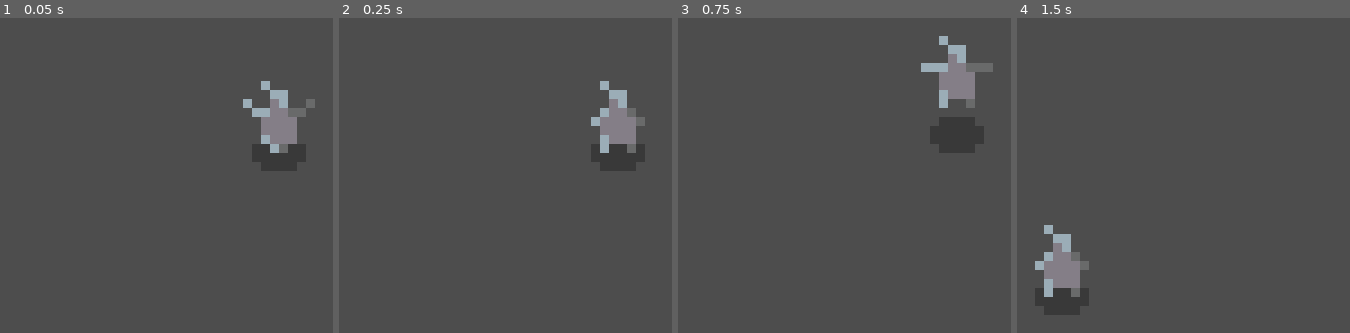
Above: before the commit, frames 1-4 (left to right).
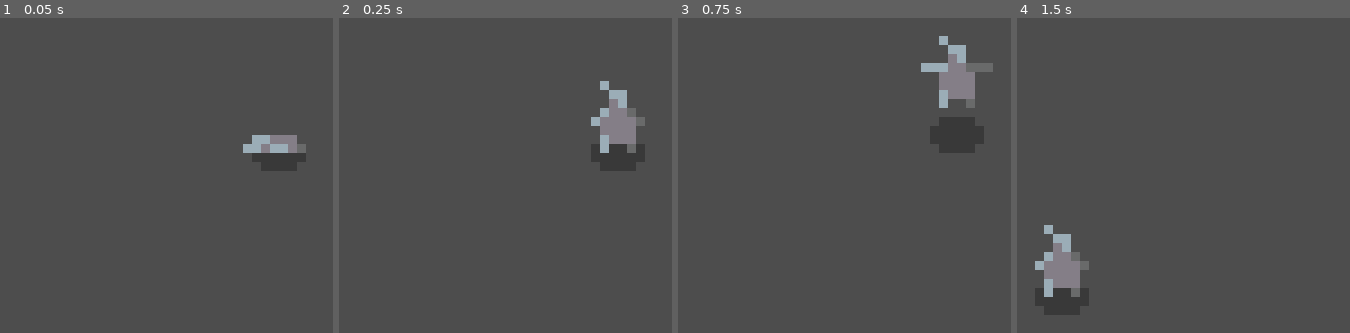
Above: after the commit, the same moments.

Repository: JohannesKoenig/auto-battler
Game: Godot game, scene res://scenes/battle_field/battle_field.tscn
The game is run twice, just before and just after one commit, with the same random seed, the same clock (stepped at 60 frames per second) and the same inputs.
Inputs (mouse positions are in pixels of both pictures, inside the frame that each line leads up to):
- Up to frame 1 (0.05 s): no input
- Up to frame 2 (0.25 s): no input
- Up to frame 3 (0.75 s): tap Enter at 0.5 s; move the mouse to (957, 134) at 0.52 s; press the mouse at (957, 134) at 0.53 s
- Up to frame 4 (1.5 s): tap Space at 1.25 s; move the mouse to (1060, 298) at 1.27 s; release the mouse at (1060, 298) at 1.28 s; click (1060, 298) at 1.35 s

The runs differ from the first frame. In frame 1, 2.2% of the frame differs, in the area x 72-95%, y 20-43%; in frame 2, nothing differs; in frame 3, nothing differs; in frame 4, nothing differs.

Commit message:
add status and condition system

Diff:
--- /dev/null
+++ b/auto-battler/resources/character/AliveCondition.tres
@@ -0,0 +1,7 @@
+[gd_resource type="Resource" script_class="NotEmptyCondition" load_steps=2 format=3 uid="uid://bgbfdhgs4i8su"]
+
+[ext_resource type="Script" path="res://scripts/character/status_system/not_empty_condition.gd" id="1_20etp"]
+
+[resource]
+script = ExtResource("1_20etp")
+status = "Health"
--- /dev/null
+++ b/auto-battler/resources/character/DeadCondition.tres
@@ -0,0 +1,7 @@
+[gd_resource type="Resource" script_class="EmptyCondition" load_steps=2 format=3 uid="uid://i6tj3v7eegke"]
+
+[ext_resource type="Script" path="res://scripts/character/status_system/empty_condition.gd" id="1_87smw"]
+
+[resource]
+script = ExtResource("1_87smw")
+status = "Health"
--- /dev/null
+++ b/auto-battler/resources/character/NotFullManaCondition.tres
@@ -0,0 +1,7 @@
+[gd_resource type="Resource" script_class="NotFullCondition" load_steps=2 format=3 uid="uid://loggut67pg4b"]
+
+[ext_resource type="Script" path="res://scripts/character/status_system/not_full_condition.gd" id="1_v5f7p"]
+
+[resource]
+script = ExtResource("1_v5f7p")
+status = "Mana"
--- a/auto-battler/resources/test_character/test_character_sprite_frame.tres
+++ b/auto-battler/resources/test_character/test_character_sprite_frame.tres
@@ -1,7 +1,12 @@
-[gd_resource type="SpriteFrames" load_steps=9 format=3 uid="uid://bs3rodrtfh4gi"]
+[gd_resource type="SpriteFrames" load_steps=11 format=3 uid="uid://bs3rodrtfh4gi"]
 
 [ext_resource type="Texture2D" uid="uid://ciceaqii1u07f" path="res://assets/test_character/test_character_idle.png" id="1_k3eeu"]
+[ext_resource type="Texture2D" uid="uid://cdnxspiqj42n4" path="res://assets/test_character/test_character_dead.png" id="1_y0n3g"]
 [ext_resource type="Texture2D" uid="uid://ciqx1a2ov0xac" path="res://assets/test_character/test_character_picked_up.png" id="2_q1ipp"]
+
+[sub_resource type="AtlasTexture" id="AtlasTexture_iat0t"]
+atlas = ExtResource("1_y0n3g")
+region = Rect2(0, 0, 8, 8)
 
 [sub_resource type="AtlasTexture" id="AtlasTexture_ovarc"]
 atlas = ExtResource("1_k3eeu")
@@ -29,6 +34,14 @@
 
 [resource]
 animations = [{
+"frames": [{
+"duration": 1.0,
+"texture": SubResource("AtlasTexture_iat0t")
+}],
+"loop": false,
+"name": &"Dead",
+"speed": 5.0
+}, {
 "frames": [{
 "duration": 1.0,
 "texture": SubResource("AtlasTexture_ovarc")
--- a/auto-battler/scenes/character/character.tscn
+++ b/auto-battler/scenes/character/character.tscn
@@ -14,5 +14,7 @@
 
 [node name="CharacterVisuals" parent="." instance=ExtResource("3_e07sn")]
 
+[node name="Node" type="Node" parent="."]
+
 [editable path="CharacterModel"]
 [editable path="CharacterVisuals"]
--- a/auto-battler/scenes/character/character_model.tscn
+++ b/auto-battler/scenes/character/character_model.tscn
@@ -1,7 +1,9 @@
-[gd_scene load_steps=4 format=3 uid="uid://c0lfe4qsixnj1"]
+[gd_scene load_steps=6 format=3 uid="uid://c0lfe4qsixnj1"]
 
 [ext_resource type="Script" path="res://scripts/character/character_model.gd" id="1_3f4ex"]
 [ext_resource type="Script" path="res://scripts/state_machine.gd" id="2_52gip"]
+[ext_resource type="Script" path="res://scripts/character/status_system/character_status.gd" id="3_3ce1d"]
+[ext_resource type="Script" path="res://scripts/character/status_system/character_status_condition_validator.gd" id="4_ug5m6"]
 
 [sub_resource type="CapsuleShape2D" id="CapsuleShape2D_qo1kl"]
 radius = 2.0
@@ -17,3 +19,10 @@
 
 [node name="StateMachine" type="Node" parent="."]
 script = ExtResource("2_52gip")
+
+[node name="CharacterStatusConditionValidator" type="Node" parent="."]
+script = ExtResource("4_ug5m6")
+
+[node name="Health" type="Node" parent="CharacterStatusConditionValidator"]
+script = ExtResource("3_3ce1d")
+max_value = 100
--- a/auto-battler/scenes/test_character/test_character.tscn
+++ b/auto-battler/scenes/test_character/test_character.tscn
@@ -1,13 +1,75 @@
-[gd_scene load_steps=11 format=3 uid="uid://cwbyoycnhronh"]
+[gd_scene load_steps=16 format=3 uid="uid://cwbyoycnhronh"]
 
 [ext_resource type="PackedScene" uid="uid://ddmet4rbg0aug" path="res://scenes/character/character.tscn" id="1_ikad4"]
 [ext_resource type="SpriteFrames" uid="uid://bs3rodrtfh4gi" path="res://resources/test_character/test_character_sprite_frame.tres" id="2_ahdh4"]
 [ext_resource type="Script" path="res://scripts/character/character_idle_state.gd" id="2_lhbey"]
 [ext_resource type="Script" path="res://scripts/character/character_picked_up_state.gd" id="3_3mgnp"]
+[ext_resource type="Script" path="res://scripts/character/status_system/status_condition.gd" id="4_16kio"]
 [ext_resource type="PackedScene" uid="uid://chkysweqmobqt" path="res://scenes/test_character/test_character_input_generator.tscn" id="5_xvxi6"]
+[ext_resource type="Resource" uid="uid://bgbfdhgs4i8su" path="res://resources/character/AliveCondition.tres" id="7_fhr3b"]
+[ext_resource type="Script" path="res://scripts/character/character_dead_state.gd" id="7_ylm87"]
+[ext_resource type="Resource" uid="uid://i6tj3v7eegke" path="res://resources/character/DeadCondition.tres" id="8_srpx3"]
 
 [sub_resource type="RectangleShape2D" id="RectangleShape2D_5nx8i"]
 size = Vector2(4, 2)
+
+[sub_resource type="Animation" id="Animation_lkiff"]
+resource_name = "Dead"
+tracks/0/type = "method"
+tracks/0/imported = false
+tracks/0/enabled = true
+tracks/0/path = NodePath("AnimatedSprite2D")
+tracks/0/interp = 1
+tracks/0/loop_wrap = true
+tracks/0/keys = {
+"times": PackedFloat32Array(0),
+"transitions": PackedFloat32Array(1),
+"values": [{
+"args": [&"Dead", 1.0, false],
+"method": &"play"
+}]
+}
+tracks/1/type = "value"
+tracks/1/imported = false
+tracks/1/enabled = true
+tracks/1/path = NodePath("AnimatedSprite2D:position")
+tracks/1/interp = 1
+tracks/1/loop_wrap = true
+tracks/1/keys = {
+"times": PackedFloat32Array(0),
+"transitions": PackedFloat32Array(1),
+"update": 0,
+"values": [Vector2(0, -4)]
+}
+
+[sub_resource type="Animation" id="Animation_kocjn"]
+resource_name = "Dragging"
+tracks/0/type = "value"
+tracks/0/imported = false
+tracks/0/enabled = true
+tracks/0/path = NodePath("AnimatedSprite2D:position")
+tracks/0/interp = 1
+tracks/0/loop_wrap = true
+tracks/0/keys = {
+"times": PackedFloat32Array(0),
+"transitions": PackedFloat32Array(1),
+"update": 0,
+"values": [Vector2(0, -7)]
+}
+tracks/1/type = "method"
+tracks/1/imported = false
+tracks/1/enabled = true
+tracks/1/path = NodePath("AnimatedSprite2D")
+tracks/1/interp = 1
+tracks/1/loop_wrap = true
+tracks/1/keys = {
+"times": PackedFloat32Array(0),
+"transitions": PackedFloat32Array(1),
+"values": [{
+"args": [&"PickedUp", 1.0, false],
+"method": &"play"
+}]
+}
 
 [sub_resource type="Animation" id="Animation_be1bq"]
 resource_name = "Idle"
@@ -53,37 +115,9 @@
 "values": [Vector2(0, -7)]
 }
 
-[sub_resource type="Animation" id="Animation_kocjn"]
-resource_name = "Dragging"
-tracks/0/type = "value"
-tracks/0/imported = false
-tracks/0/enabled = true
-tracks/0/path = NodePath("AnimatedSprite2D:position")
-tracks/0/interp = 1
-tracks/0/loop_wrap = true
-tracks/0/keys = {
-"times": PackedFloat32Array(0),
-"transitions": PackedFloat32Array(1),
-"update": 0,
-"values": [Vector2(0, -7)]
-}
-tracks/1/type = "method"
-tracks/1/imported = false
-tracks/1/enabled = true
-tracks/1/path = NodePath("AnimatedSprite2D")
-tracks/1/interp = 1
-tracks/1/loop_wrap = true
-tracks/1/keys = {
-"times": PackedFloat32Array(0),
-"transitions": PackedFloat32Array(1),
-"values": [{
-"args": [&"PickedUp", 1.0, false],
-"method": &"play"
-}]
-}
-
 [sub_resource type="AnimationLibrary" id="AnimationLibrary_dylbj"]
 _data = {
+"Dead": SubResource("Animation_lkiff"),
 "Dragging": SubResource("Animation_kocjn"),
 "Idle": SubResource("Animation_be1bq"),
 "RESET": SubResource("Animation_s7whm")
@@ -106,14 +140,20 @@
 
 [node name="Idle" type="Node" parent="CharacterModel/StateMachine" index="0"]
 script = ExtResource("2_lhbey")
+status_conditions = Array[ExtResource("4_16kio")]([ExtResource("7_fhr3b")])
 
 [node name="Dragging" type="Node" parent="CharacterModel/StateMachine" index="1"]
 script = ExtResource("3_3mgnp")
+status_conditions = Array[ExtResource("4_16kio")]([ExtResource("7_fhr3b")])
+
+[node name="Dead" type="Node" parent="CharacterModel/StateMachine" index="2"]
+script = ExtResource("7_ylm87")
+status_conditions = Array[ExtResource("4_16kio")]([ExtResource("8_srpx3")])
 
 [node name="AnimatedSprite2D" parent="CharacterVisuals" index="1"]
 position = Vector2(0, -7)
 sprite_frames = ExtResource("2_ahdh4")
-animation = &"PickedUp"
+animation = &"Dead"
 
 [node name="AnimationPlayer" parent="CharacterVisuals" index="2"]
 libraries = {
--- /dev/null
+++ b/auto-battler/scripts/character/character_dead_state.gd
@@ -0,0 +1,5 @@
+class_name CharacteDeadState extends State
+
+
+func transition(input: StateMachineInput) -> String:
+	return name
--- a/auto-battler/scripts/character/character_idle_state.gd
+++ b/auto-battler/scripts/character/character_idle_state.gd
@@ -2,6 +2,8 @@
 
 
 func transition(input: StateMachineInput) -> String:
+	if "Dead" in input.actions:
+		return "Dead"
 	if "Dragging" in input.actions:
 		return "Dragging"
 	return name
--- a/auto-battler/scripts/character/character_model.gd
+++ b/auto-battler/scripts/character/character_model.gd
@@ -2,8 +2,10 @@
 
 @onready var physics: CharacterBody2D = $Physics
 @onready var state_machine: StateMachine = $StateMachine
+@onready var character_status_condition_validator = $CharacterStatusConditionValidator
 
 
 
 func update(input: CharacterInput):
+	input = character_status_condition_validator.validate(input, state_machine.states)
 	state_machine.update(input)
--- a/auto-battler/scripts/character/character_visuals.gd
+++ b/auto-battler/scripts/character/character_visuals.gd
@@ -9,4 +9,5 @@
 
 func _process(_delta):
 	var current_state = _model.state_machine.current_state
+	print(current_state)
 	animation_player.play(current_state)
--- /dev/null
+++ b/auto-battler/scripts/character/status_system/character_status.gd
@@ -0,0 +1,8 @@
+class_name CharacterStatus extends Node
+
+@export var max_value: int
+var current_value: int
+@export var min_value: int = 0
+
+func _ready():
+	current_value = max_value
--- /dev/null
+++ b/auto-battler/scripts/character/status_system/character_status_condition_validator.gd
@@ -0,0 +1,22 @@
+class_name CharacterStatusConditionValidator extends Node
+
+var character_status_dictionary: Dictionary = {}
+
+func _ready():
+	for child in get_children():
+		if child is CharacterStatus:
+			character_status_dictionary[child.name] = child
+
+func validate(input: CharacterInput, states: Dictionary) -> CharacterInput:
+	var filtered_actions: Array[String] = []
+	for action in input.actions:
+		var state = states[action]
+		var conditions = state.status_conditions
+		var valid = true
+		for condition in conditions:
+			var status = character_status_dictionary[condition.status]
+			valid = valid and condition.is_valid(status)
+		if valid:
+			filtered_actions.append(action)
+	input.actions = filtered_actions
+	return input
--- /dev/null
+++ b/auto-battler/scripts/character/status_system/empty_condition.gd
@@ -0,0 +1,4 @@
+class_name EmptyCondition extends StatusCondition
+
+func is_valid(status: CharacterStatus) -> bool:
+	return status.current_value <= status.min_value
--- /dev/null
+++ b/auto-battler/scripts/character/status_system/not_empty_condition.gd
@@ -0,0 +1,4 @@
+class_name NotEmptyCondition extends StatusCondition
+
+func is_valid(status: CharacterStatus) -> bool:
+	return status.current_value > status.min_value
--- /dev/null
+++ b/auto-battler/scripts/character/status_system/not_full_condition.gd
@@ -0,0 +1,4 @@
+class_name NotFullCondition extends StatusCondition
+
+func is_valid(status: CharacterStatus) -> bool:
+	return status.current_value < status.max_value
--- /dev/null
+++ b/auto-battler/scripts/character/status_system/status_condition.gd
@@ -0,0 +1,6 @@
+class_name StatusCondition extends Resource
+
+@export var status: String
+
+func is_valid(status: CharacterStatus) -> bool:
+	return false
--- a/auto-battler/scripts/state.gd
+++ b/auto-battler/scripts/state.gd
@@ -2,6 +2,7 @@
 
 var enter_timestamp: float
 var _actor: CharacterBody2D
+@export var status_conditions: Array[StatusCondition] = []
 
 func accept_actor(actor: CharacterBody2D):
 	_actor = actor
--- a/auto-battler/scripts/test_character/test_character_input_generator.gd
+++ b/auto-battler/scripts/test_character/test_character_input_generator.gd
@@ -4,6 +4,7 @@
 func get_input() -> CharacterInput:
 	var character_input = CharacterInput.new()
 	character_input.actions.append("Idle")
+	character_input.actions.append("Dead")
 	if pick_up_area.dragging:
 		character_input.actions.append("Dragging")
 		character_input.dragging_target = pick_up_area.dragging_target
Binary file added: auto-battler/assets/test_character/test_character_dead.png
Not shown, added: auto-battler/assets/test_character/test_character_dead.png.import
Not shown, added: asset_projects/aseprite/test_character_dead.aseprite
